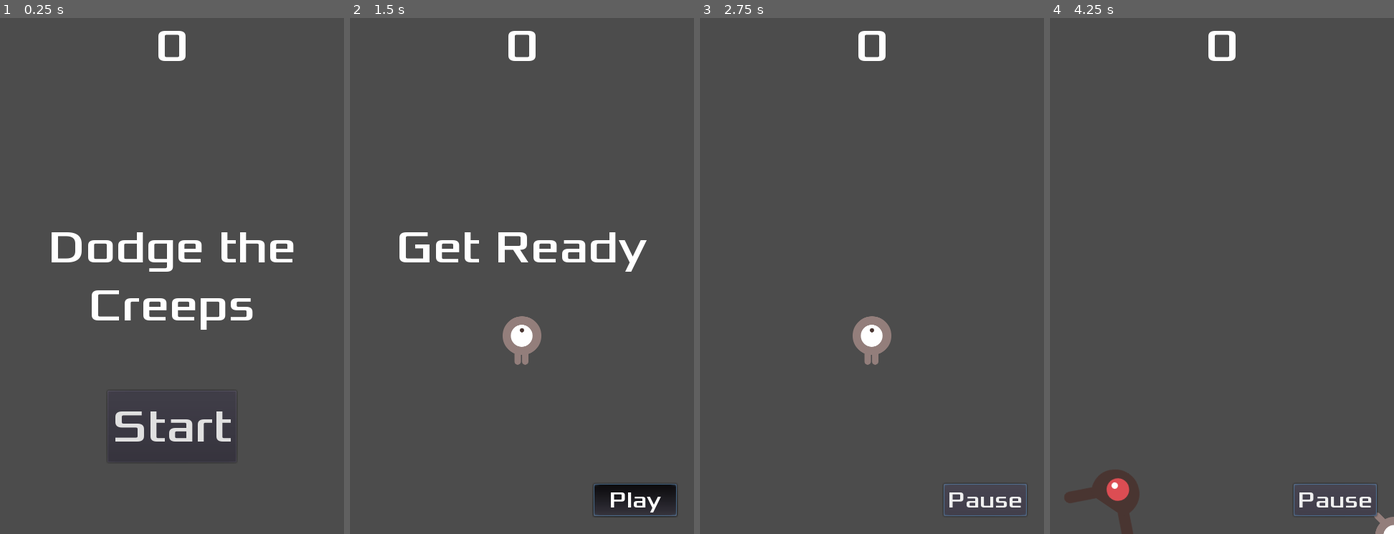
Above: before the commit, frames 1-4 (left to right).
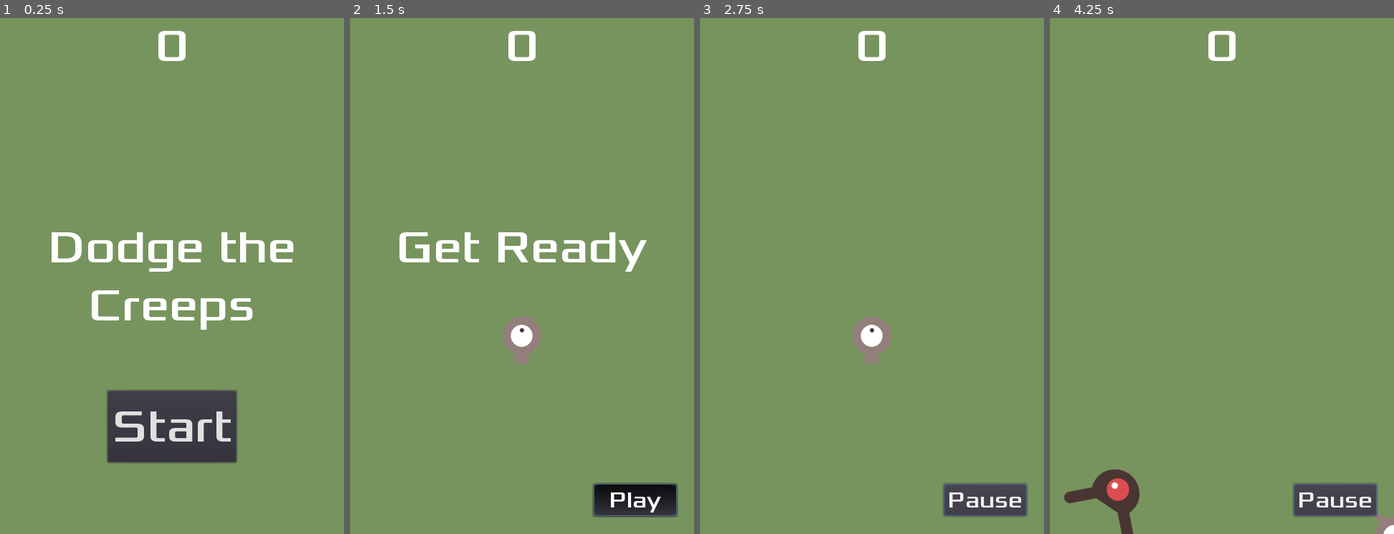
Above: after the commit, the same moments.

Repository: colinmxs/cs497
Game: Godot game, scene res://Main.tscn
Two runs of this game, one before a commit and one after it. Both use one fixed random seed, a clock stepped at 60 frames per second and the inputs below. The project has no main scene, so this scene is started directly.
Inputs:
- Up to frame 1 (0.25 s): no input
- Up to frame 2 (1.5 s): click "Start" at 0.5 s; click "Pause" at 1.25 s
- Up to frame 3 (2.75 s): click "Play" at 2 s
- Up to frame 4 (4.25 s): hold Right (ui_right) 2.78-3.53 s; hold Down (ui_down) from 3.53 s (still down)

The runs differ from the first frame. In frame 1, 92% of the frame differs, in the area x 0-100%, y 0-100%; in frame 2, 96%; in frame 3, 98%; in frame 4, 97%.

Commit message:
add win game and background color

Diff:
--- a/dodge_the_creeps/HUD.gd
+++ b/dodge_the_creeps/HUD.gd
@@ -11,6 +11,15 @@
 func show_game_over():
     $PauseButton.hide()
     show_message("Game Over")
+    yield($MessageTimer, "timeout")
+    $MessageLabel.text = "Dodge the\nCreeps!"
+    $MessageLabel.show()
+    yield(get_tree().create_timer(1), 'timeout')
+    $StartButton.show()
+
+func show_game_won():
+    $PauseButton.hide()
+    show_message("You Won!")
     yield($MessageTimer, "timeout")
     $MessageLabel.text = "Dodge the\nCreeps!"
     $MessageLabel.show()
--- a/dodge_the_creeps/HUD.tscn
+++ b/dodge_the_creeps/HUD.tscn
@@ -68,7 +68,6 @@
 custom_fonts/font = SubResource( 4 )
 toggle_mode = true
 text = "Pause"
-[connection signal="start_game" from="." to="." method="new_game"]
 [connection signal="pressed" from="StartButton" to="." method="_on_StartButton_pressed"]
 [connection signal="timeout" from="MessageTimer" to="." method="_on_MessageTimer_timeout"]
 [connection signal="toggled" from="PauseButton" to="." method="_on_PauseButton_toggled"]
--- a/dodge_the_creeps/Main.gd
+++ b/dodge_the_creeps/Main.gd
@@ -8,6 +8,7 @@
 
 func game_over():
     $ScoreTimer.stop()
+    $MobTimer.wait_time = 0.5
     $MobTimer.stop()
     $HUD.show_game_over()
 
@@ -43,7 +44,14 @@
 func _on_ScoreTimer_timeout():
     score += 1
     $HUD.update_score(score)
+    $MobTimer.wait_time /= 1.1
+    if score == 25:
+        game_won()
 
+func game_won():
+    $ScoreTimer.stop()
+    $MobTimer.stop()
+    $HUD.show_game_won()
 
 func _on_HUD_start_game():
 	new_game()
--- a/dodge_the_creeps/Main.tscn
+++ b/dodge_the_creeps/Main.tscn
@@ -13,6 +13,11 @@
 [node name="Main" type="Node2D"]
 script = ExtResource( 1 )
 Mob = ExtResource( 2 )
+
+[node name="ColorRect" type="ColorRect" parent="."]
+margin_right = 480.0
+margin_bottom = 720.0
+color = Color( 0.47451, 0.584314, 0.372549, 1 )
 
 [node name="Player" parent="." instance=ExtResource( 3 )]
 
